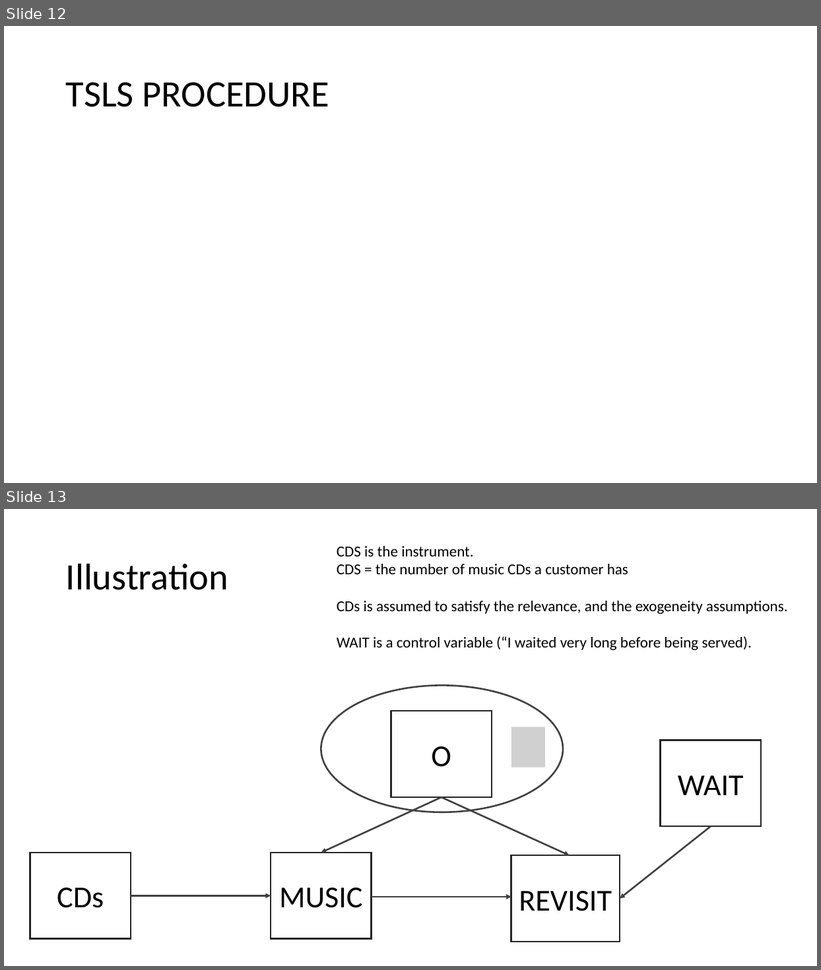
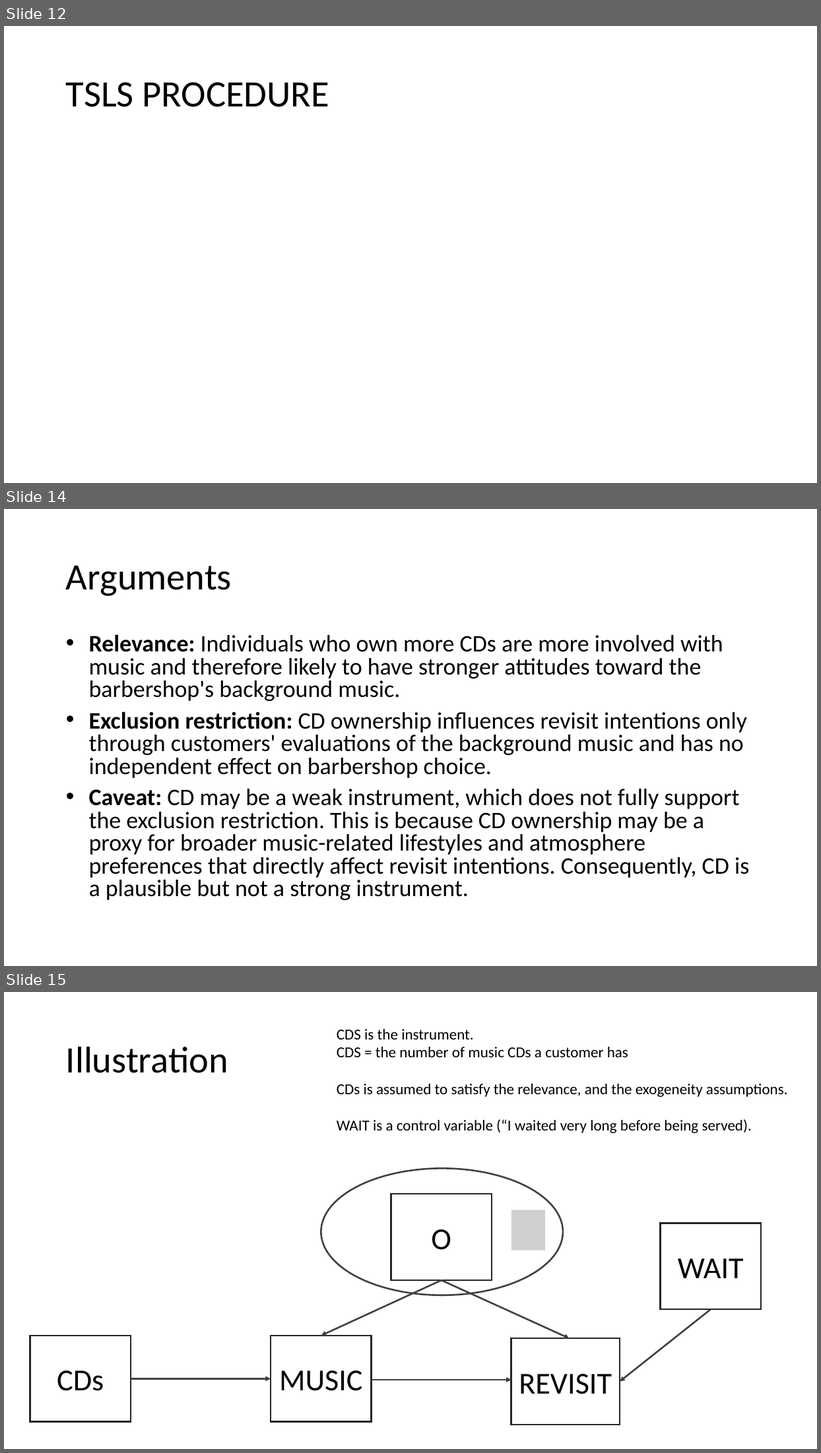
Before and after one commit to ahdar1/FIA, a slide deck: Endogeneity.pptx. Shown one above the other, each under a label of ours: slides 12 and 13 before the commit, slides 12, 14 and 15 after it; the slides between them are not shown. The pictures are 821x970 and 821x1453 pixels, drawn with LibreOffice and Linux fonts; fonts in the diff are those of the drawing; grey boxes stand for pictures. Boxes give left, top, right and bottom in pixels: in the first picture for what was removed or moved away, otherwise in the second. Text is boxed around its words. In the diff, an @@ line names an element or a change of style, - is before the commit and + after.

```diff
--- a/Endogeneity.pptx
+++ b/Endogeneity.pptx
@@ slide 14 added at (4, 509, 817, 966), background #FFFFFF @@
@@ title added at (66, 565, 232, 596), 44 pt, text #000000 @@
+Arguments
@@ text added at (89, 634, 749, 900), 28 pt, text #000000 @@
+• Relevance: Individuals who own more CDs are more involved with music and therefore likely to have stronger attitudes toward the barbershop's background music.
+• Exclusion restriction: CD ownership influences revisit intentions only through customers' evaluations of the background music and has no independent effect on barbershop choice.
+• Caveat: CD may be a weak instrument, which does not fully support the exclusion restriction. This is because CD ownership may be a proxy for broader music-related lifestyles and atmosphere preferences that directly affect revisit intentions. Consequently, CD is a plausible but not a strong instrument.
@@ what was slide 13 is now slide 15 @@
```
Also in this commit, not shown: 2 slides changed, 1 other slide added.
